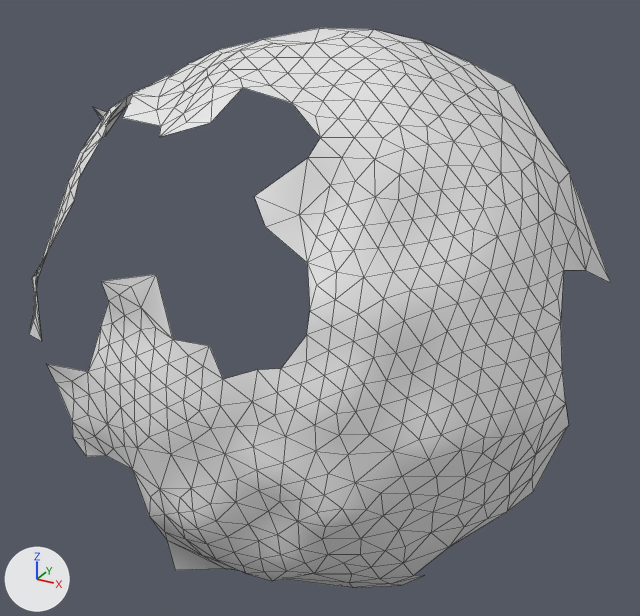
The OBJ model res/final/onecam_fullvolume/cleanedup/FullVolium.000153.obj, before and after one commit.
One viewpoint serves both versions: a 50 mm camera at (-427.0, 249.2, -105.7) aimed at (-529.1, 434.9, -198.6). Lighting does not change. The marker at lower left points along +X, +Y and +Z. Mesh edges are drawn as thin lines. Where no turn or scale is listed for an object, it has been applied to the vertices.

Names of what the first picture shows: 'FullVolium.000153'.
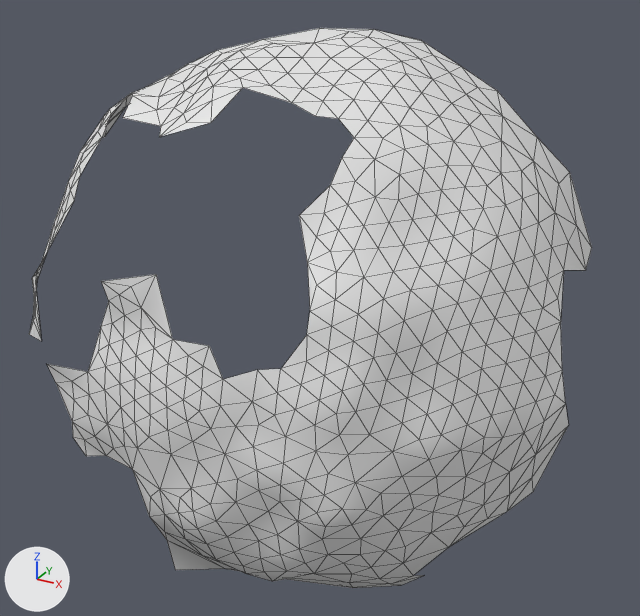
The change, as a list of edits to the scene's bpy script:
```text
Change me_fullvolium_000153:
    used by ob_fullvolium_000153; location = (0.0, 0.0, 0.0)
    verts and faces of me_fullvolium_000153; kept vertices keep their numbers, new ones are numbered from 464
    before: 361 (-595.0, 435.0, -155.0), 365 (-601.0, 441.0, -159.0), 366 (-604.0, 445.0, -159.0), 368 (-608.0, 448.0, -163.0), 369 (-606.0, 441.0, -155.0) at pixel (92, 106)
    remove me_fullvolium_000153.from_pydata(...)  # 464 vertices, 845 faces; spans x -608.0..-464.0, y 373.0..483.0, z -281.0..-131.0
    add me_fullvolium_000153.from_pydata(...)  # 456 vertices, 823 faces; spans x -608.0..-464.0, y 373.0..477.0, z -281.0..-131.0
    me_fullvolium_000153 part 1
    3 vertices are removed from x -506.0..-464.0, y 474.0..483.0, z -193.0..-140.0
    9 faces are deleted
    me_fullvolium_000153 part 2
    4 vertices are removed from x -523.0..-514.0, y 390.0..408.0, z -161.0..-147.0
    10 faces are deleted
    me_fullvolium_000153 part 3
    add delete_vertices([369])  # with the faces that use them
```

Where the change shows, as pixel boxes (x1, y1, x2, y2) in the pictures (640 x 616 px):
'FullVolium.000153', reshaped
    before: (29, 28, 611, 588)
    after: (29, 28, 592, 588)
part 1 of me_fullvolium_000153, deleted
    before: (423, 41, 611, 283)
part 2 of me_fullvolium_000153, deleted
    before: (254, 103, 354, 262)
part 3 of me_fullvolium_000153, deleted
    before: (93, 107, 107, 120)
